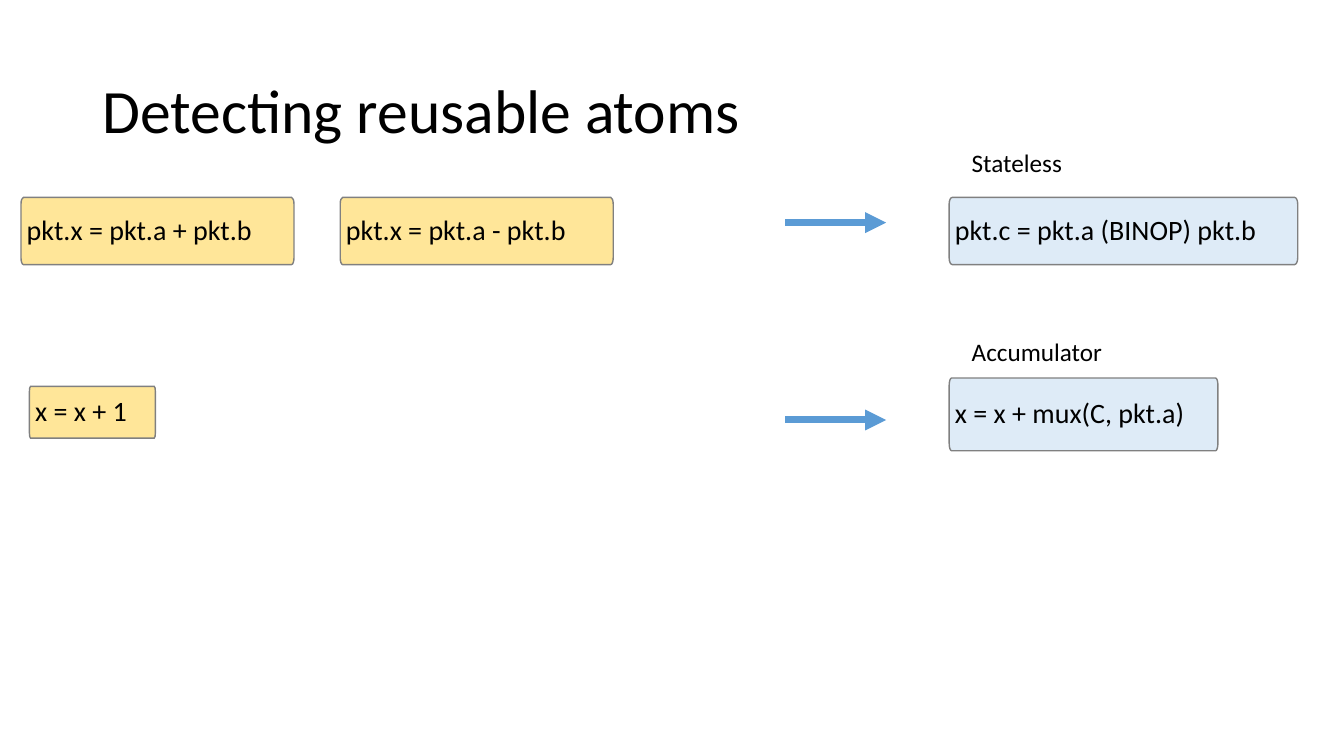
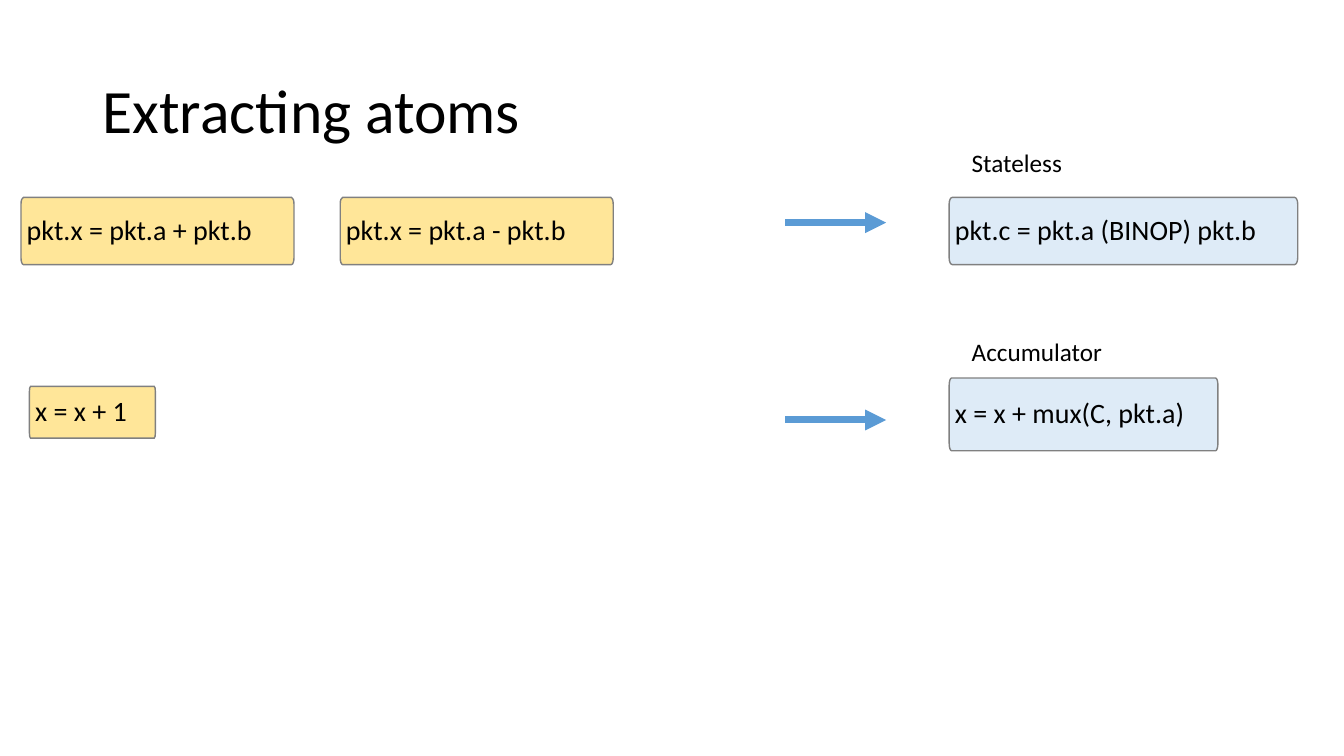
Before and after one commit to anirudhSK/pifo-domino-marple-ppts, a slide deck: slide 22 of combined_domino_pifo.pptx (slide 41 before the commit). Drawn at 1344x756 pixels with LibreOffice and Linux fonts; fonts in the diff are those of the drawing. Boxes give left, top, right and bottom in pixels: in the first picture for what was removed or moved away, otherwise in the second. Text is boxed around its words. In the diff, an @@ line names an element or a change of style, - is before the commit and + after.

```diff
--- a/combined_domino_pifo.pptx
+++ b/combined_domino_pifo.pptx
@@ title at (x1=102, y1=90, x2=520, y2=144): text changed @@
-Detecting reusable atoms
+Extracting atoms
```
Also in this commit, not shown: 6 other slides changed, 3 slides added, 2 slides removed, 1 other file.
